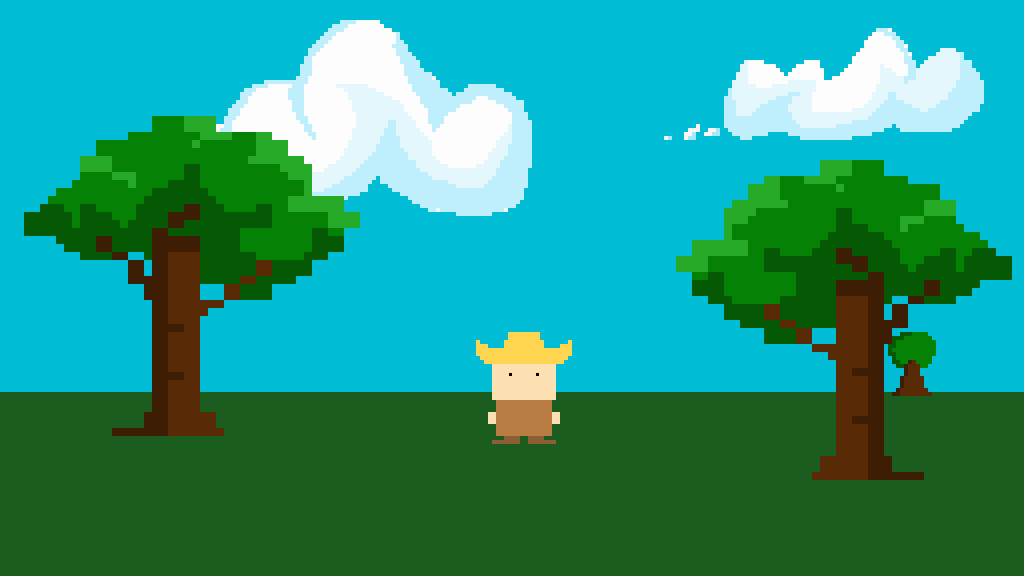
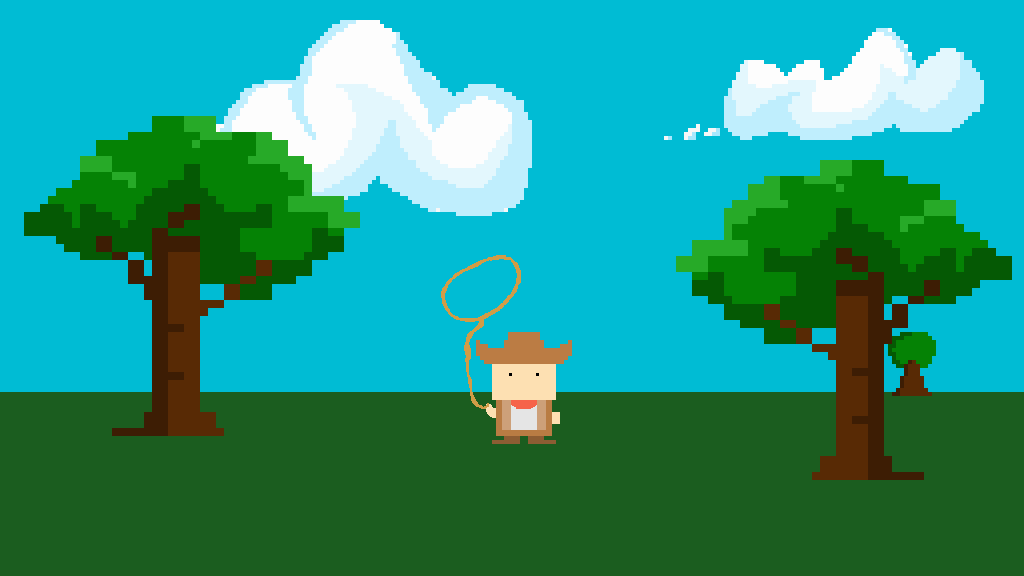
Two versions of the same layered image (1024 × 576). Layer-by-layer changes:
showed "lasso" over 441, 255, 521, 409
painted on "cowboy" over 476, 332, 572, 430
